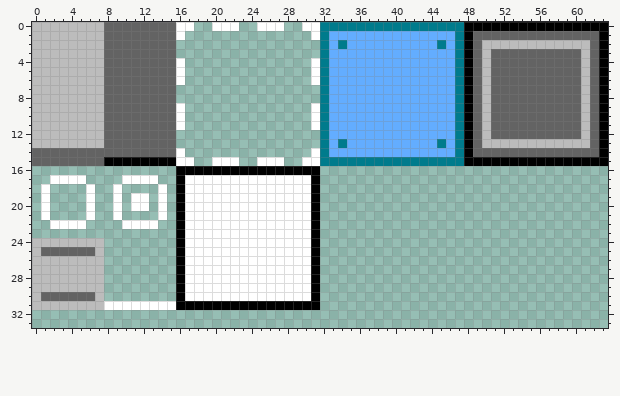
File history of a pixel-art sprite, res/textures/ui_elements.png. Above, as it was before the edit.
The file is 64x64 pixels. Shown: x 0..63, y 0..33.
And afterwards:
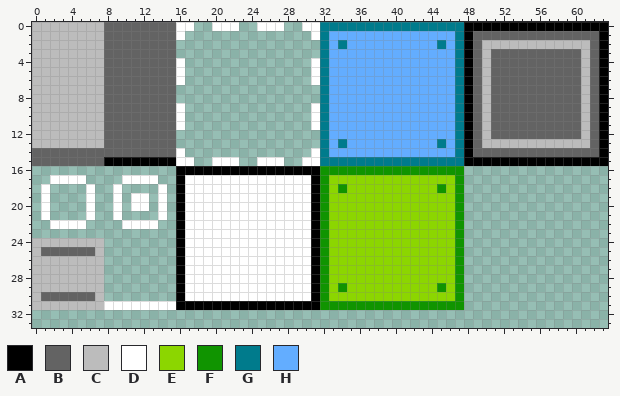
Palette (. is transparent): A #000000  B #636363  C #bcbcbc  D #ffffff  E #8cd600  F #109400  G #007b8c  H #63adff
Change:
There is now colour E in row 17 at x 33 to 46; in row 18 at x 33, 35 to 44 and 46; in rows 19 to 28 at x 33 to 46; in row 29 at x 33, 35 to 44 and 46; in row 30 at x 33 to 46.
There is now colour F in row 16 at x 32 to 47; in row 17 at x 32 and 47; in row 18 at x 32, 34, 45 and 47; in rows 19 to 28 at x 32 and 47; in row 29 at x 32, 34, 45 and 47; in row 30 at x 32 and 47.
There is now colour F in row 31 at x 32 to 47.
